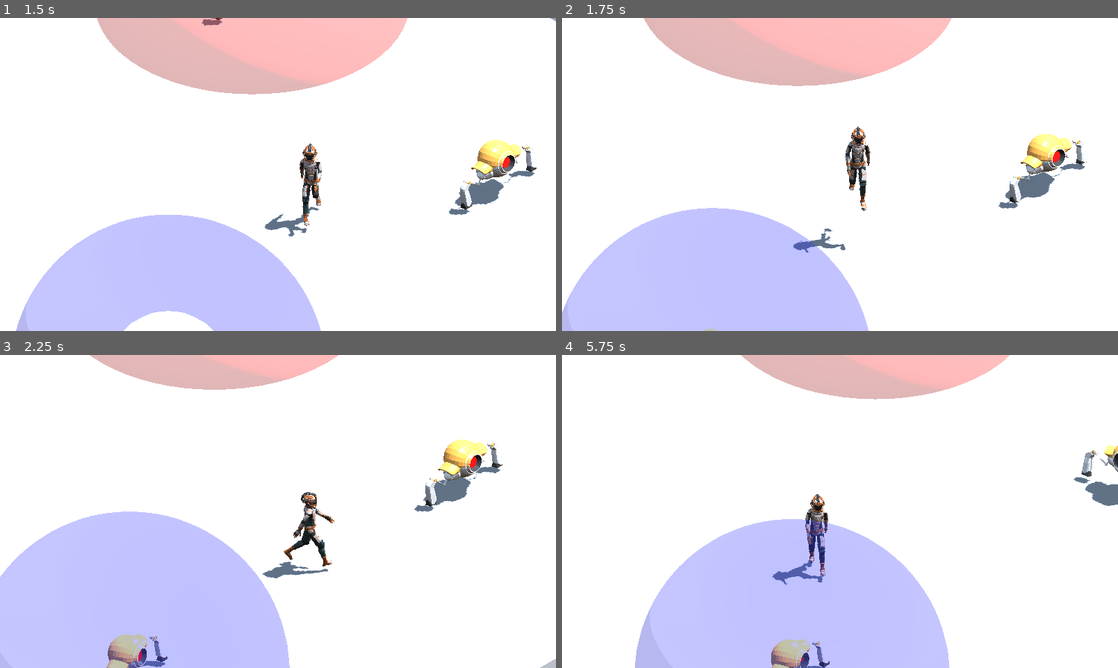
Above: before the commit, frames 1-4 (two rows, left to right).
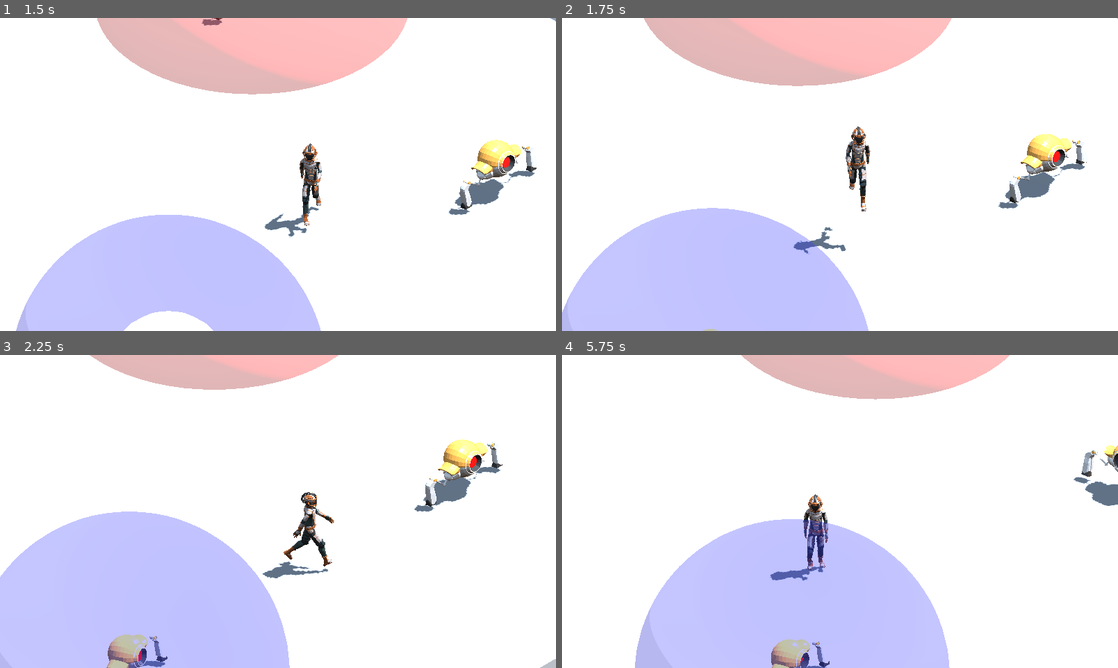
Above: after the commit, the same moments.

Repository: amhndu/chronos-rift
Game: Godot game, scene res://Main.tscn
The game is run twice, just before and just after one commit, with the same random seed, the same clock (stepped at 60 frames per second) and the same inputs.
Inputs (mouse positions are in pixels of both pictures, inside the frame that each line leads up to):
- Up to frame 1 (1.5 s): move the mouse to (400, 158) at 0.52 s; press the mouse at (400, 158) at 0.53 s; hold Right (move_right) 0.53-1.28 s; tap Space (jump) at 0.77 s; move the mouse to (166, 190) at 1.27 s; release the mouse at (166, 190) at 1.28 s; hold Down (move_back) from 1.28 s (still down); tap Mouse wheel up (zoom_in) at 1.35 s
- Up to frame 2 (1.75 s): keep holding Down (move_back); tap Space (jump) at 1.52 s; click (728, 190) at 1.55 s
- Up to frame 3 (2.25 s): move the mouse to (333, 442) at 2.02 s; release Down (move_back) at 2.03 s; hold Right (move_right) from 2.03 s (still down); hold Mouse wheel down (zoom_out) from 2.03 s (still down)
- Up to frame 4 (5.75 s): click (895, 442) at 2.3 s; move the mouse to (812, 574) at 2.77 s; release Right (move_right) at 2.78 s; release Mouse wheel down (zoom_out) at 2.78 s; hold Up (move_forward) 2.78-3.53 s; click (812, 574) at 2.85 s; tap Space (jump) at 3.02, 3.77, 4.52 s; move the mouse to (1006, 558) at 3.52 s; press the mouse at (1006, 558) at 3.53 s; hold Left (move_left) 3.53-5.03 s; move the mouse to (673, 464) at 4.27 s; release the mouse at (673, 464) at 4.28 s; tap Mouse wheel up (zoom_in) at 4.35 s; click (673, 464) at 4.55 s; move the mouse to (867, 511) at 5.02 s; hold Down (move_back) from 5.03 s (still down); hold Mouse wheel down (zoom_out) from 5.03 s (still down); click (867, 511) at 5.3 s

Frame 1 is identical in both runs. In frame 2, 0.3% of the frame differs, in the area x 41-56%, y 34-76%; in frame 3, 0.1%; in frame 4, 0.7%, in the area x 37-48%, y 44-74%.

Commit message:
feat: play attack animation

Diff:
--- a/Player.gd
+++ b/Player.gd
@@ -14,6 +14,7 @@
 
 var animation_player: AnimationPlayer
 var is_alive = true
+var is_attacking = false
 
 func _ready():
 	animation_player = $Pivot/player_astronaut_imported/AnimationPlayer
@@ -32,6 +33,11 @@
 		direction.z += 1
 	if Input.is_action_pressed("move_forward"):
 		direction.z -= 1
+	if Input.is_action_pressed("attack") && !is_attacking:
+		is_attacking = true
+		var timeoutSignal:Signal = get_tree().create_timer(1).timeout
+		timeoutSignal.connect(on_timeout_attack)
+		animation_player.play("CharacterArmature|Sword_Slash", 0.2)
 
 	if direction != Vector3.ZERO:
 		# In the lines below, we turn the character when moving and make the animation play faster.
@@ -42,7 +48,7 @@
 		animation_player.play("CharacterArmature|Walk", 0.2)
 		# TODO Scale animation speed according to scale and time_scale
 		#animation_player.speed_scale = time_scaling_factor
-	else:
+	elif !is_attacking:
 		animation_player.play("CharacterArmature|Idle_Neutral", 0.2)
 
 
@@ -67,6 +73,9 @@
 		if collider.is_in_group("mob"):
 			die()
 
+func on_timeout_attack():
+	is_attacking = false
+
 func die():
 	if !is_alive:
 		return
--- a/project.godot
+++ b/project.godot
@@ -76,6 +76,11 @@
 "events": [Object(InputEventMouseButton,"resource_local_to_scene":false,"resource_name":"","device":-1,"window_id":0,"a …(253 unchanged characters)…
 ]
 }
+attack={
+"deadzone": 0.2,
+"events": [Object(InputEventMouseButton,"resource_local_to_scene":false,"resource_name":"","device":-1,"window_id":0,"alt_pressed":false,"shift_pressed":false,"ctrl_pressed":false,"meta_pressed":false,"button_mask":0,"position":Vector2(0, 0),"global_position":Vector2(0, 0),"factor":1.0,"button_index":1,"canceled":false,"pressed":false,"double_click":false,"script":null)
+]
+}
 
 [layer_names]
 
